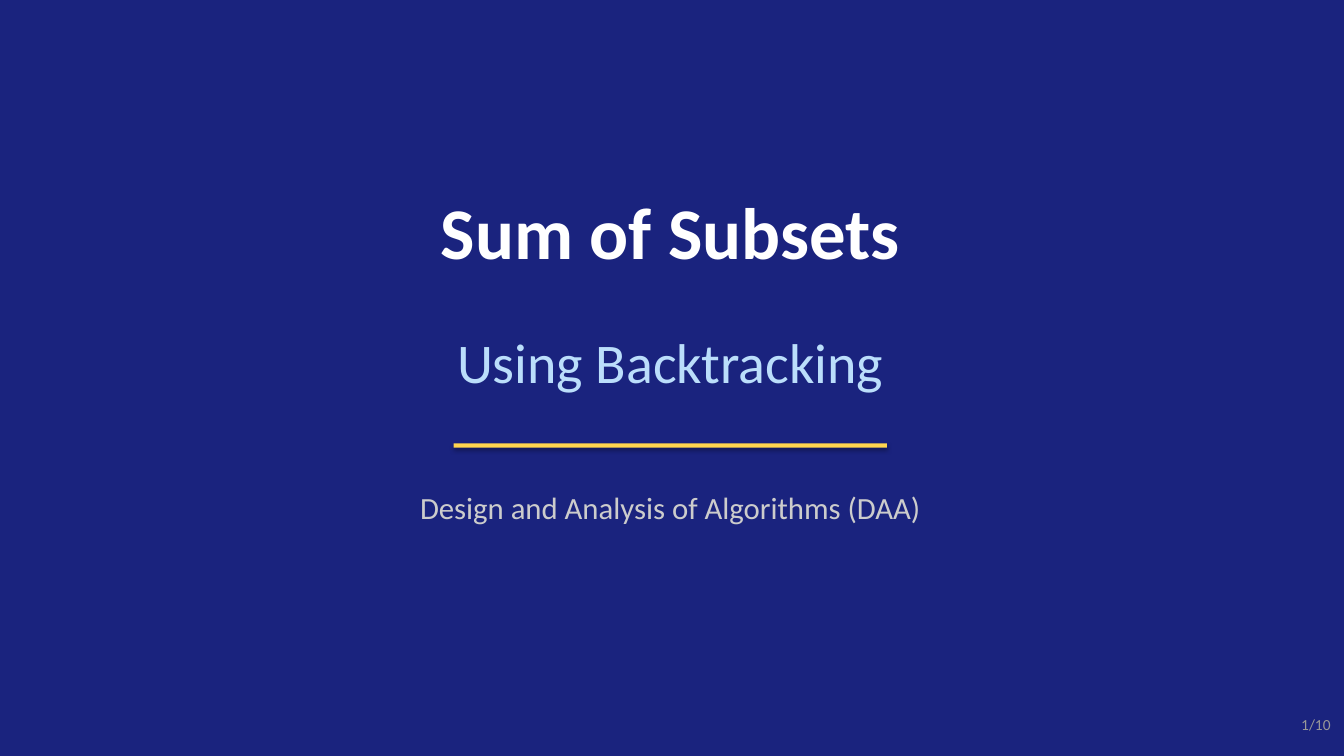
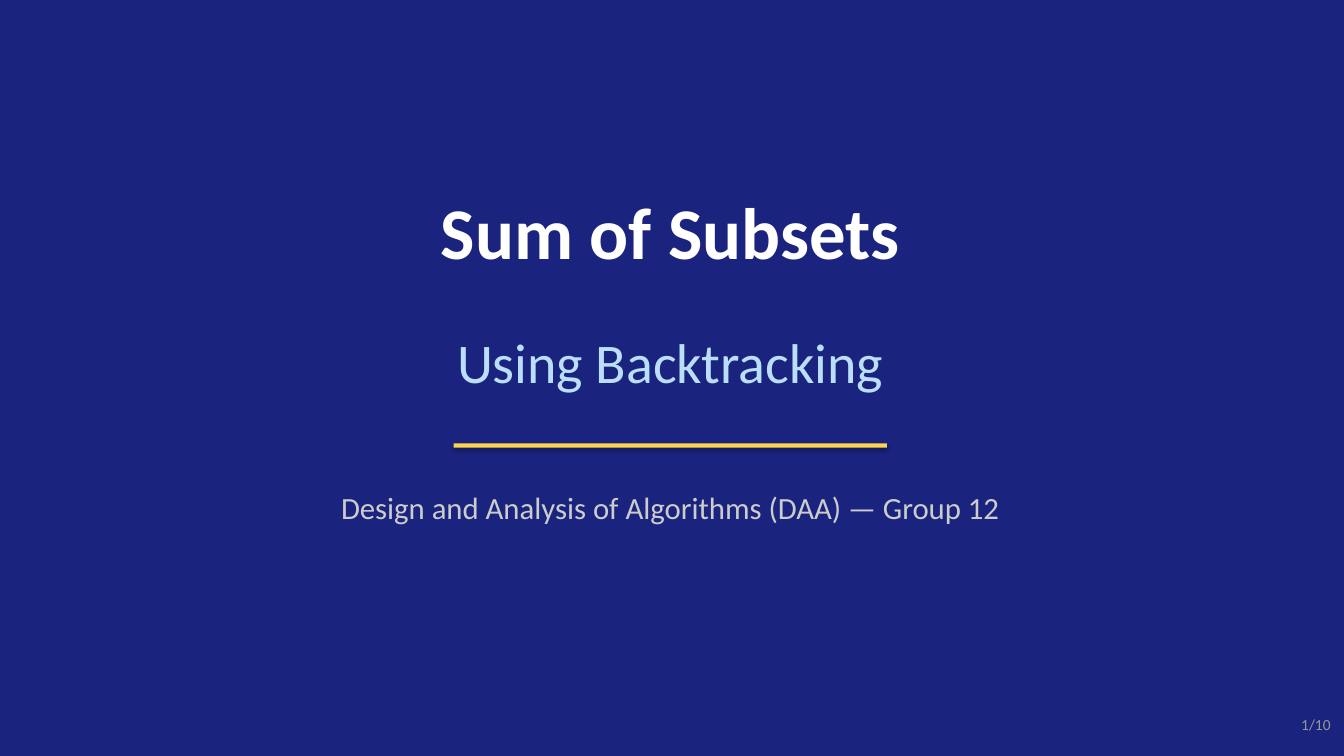
Before and after one commit to ailenikrishnasahithi26-a11y/DAA-Macro-Project-Group12, a slide deck: slide 27 of Group12_DAA_Macro_Project.pptx (slide 26 before the commit). Drawn at 1344x756 pixels with LibreOffice and Linux fonts; fonts in the diff are those of the drawing. Boxes give left, top, right and bottom in pixels: in the first picture for what was removed or moved away, otherwise in the second. Text is boxed around its words. In the diff, an @@ line names an element or a change of style, - is before the commit and + after.

Commit message:
Add Group 12 cover and section headers to presentation

```diff
--- a/Group12_DAA_Macro_Project.pptx
+++ b/Group12_DAA_Macro_Project.pptx
@@ text at bbox=[341, 496, 999, 525]: text changed @@
-Design and Analysis of Algorithms (DAA)
+Design and Analysis of Algorithms (DAA) — Group 12
```
Also in this commit, not shown: 3 other slides changed, 1 slide added.
